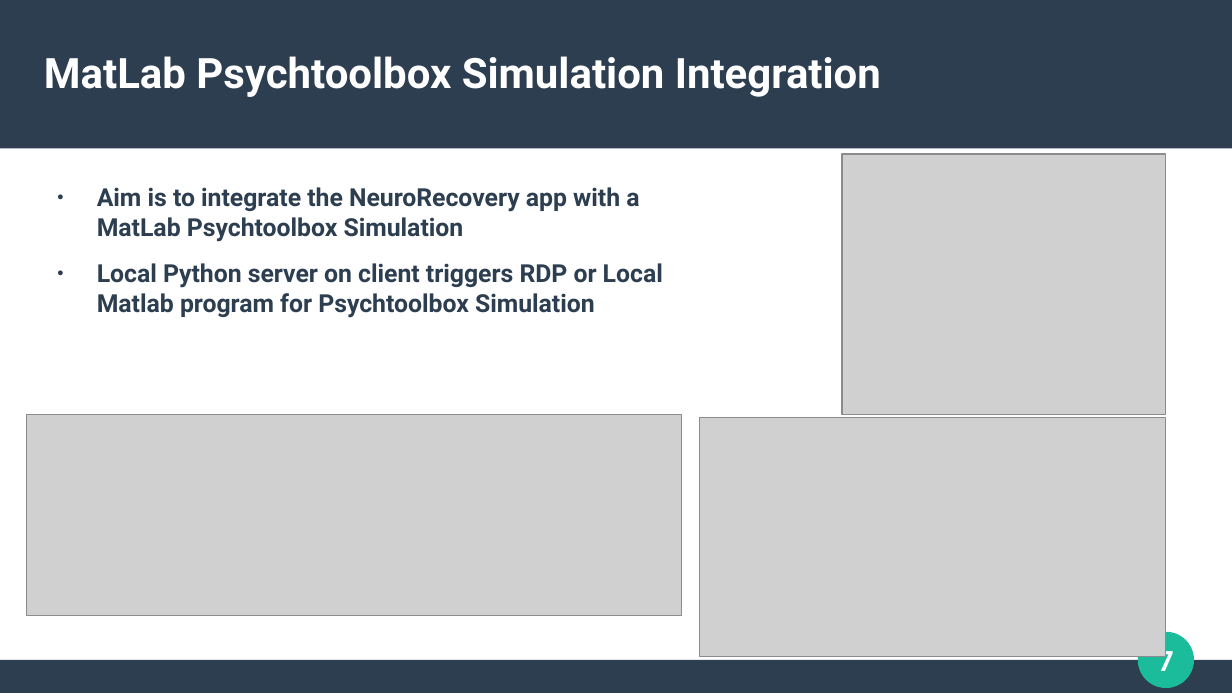
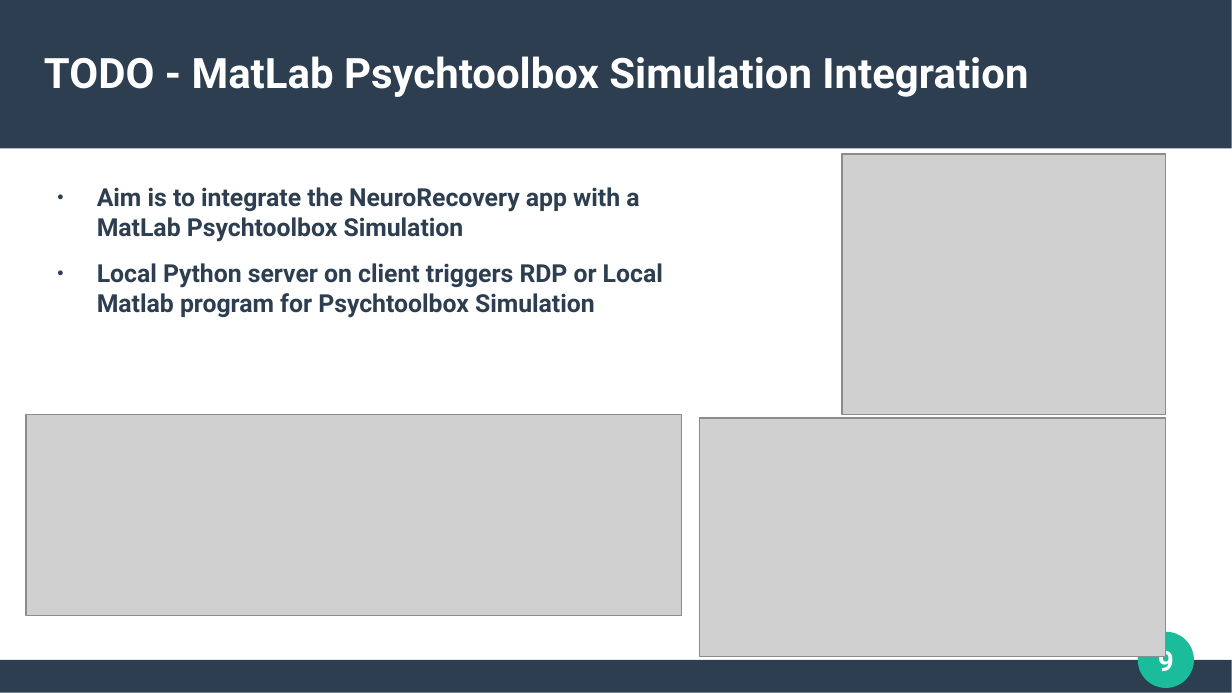
Before and after one commit to mark-ruddy/neurorecovery, a slide deck: slide 9 of report/neurorecovery_final_presentation.pptx (slide 7 before the commit). Drawn at 1232x693 pixels with LibreOffice and Linux fonts; fonts in the diff are those of the drawing; grey boxes stand for pictures. Boxes give left, top, right and bottom in pixels: in the first picture for what was removed or moved away, otherwise in the second. Text is boxed around its words. In the diff, an @@ line names an element or a change of style, - is before the commit and + after.

```diff
--- a/report/neurorecovery_final_presentation.pptx
+++ b/report/neurorecovery_final_presentation.pptx
@@ title at [44,56,1028,97]: text changed @@
-MatLab Psychtoolbox Simulation Integration
+TODO - MatLab Psychtoolbox Simulation Integration
@@ page number at [1158,645,1174,671]: text changed @@
-7
+9
```
Also in this commit, not shown: 5 other slides changed, 3 slides added, 2 other files.
